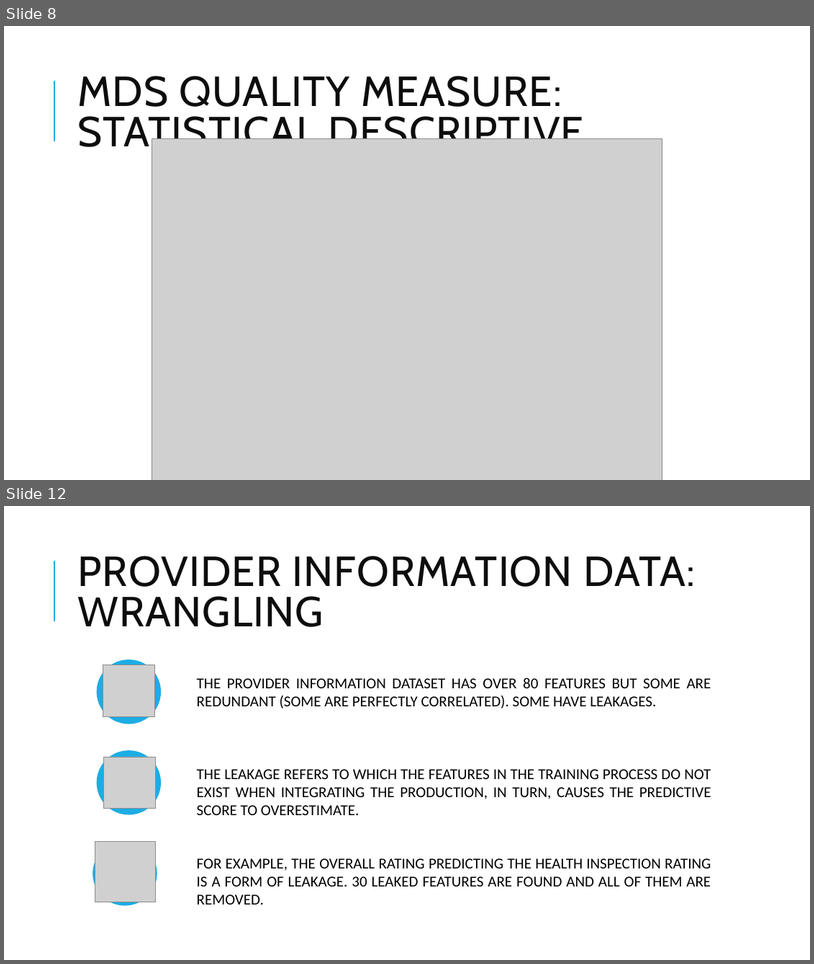
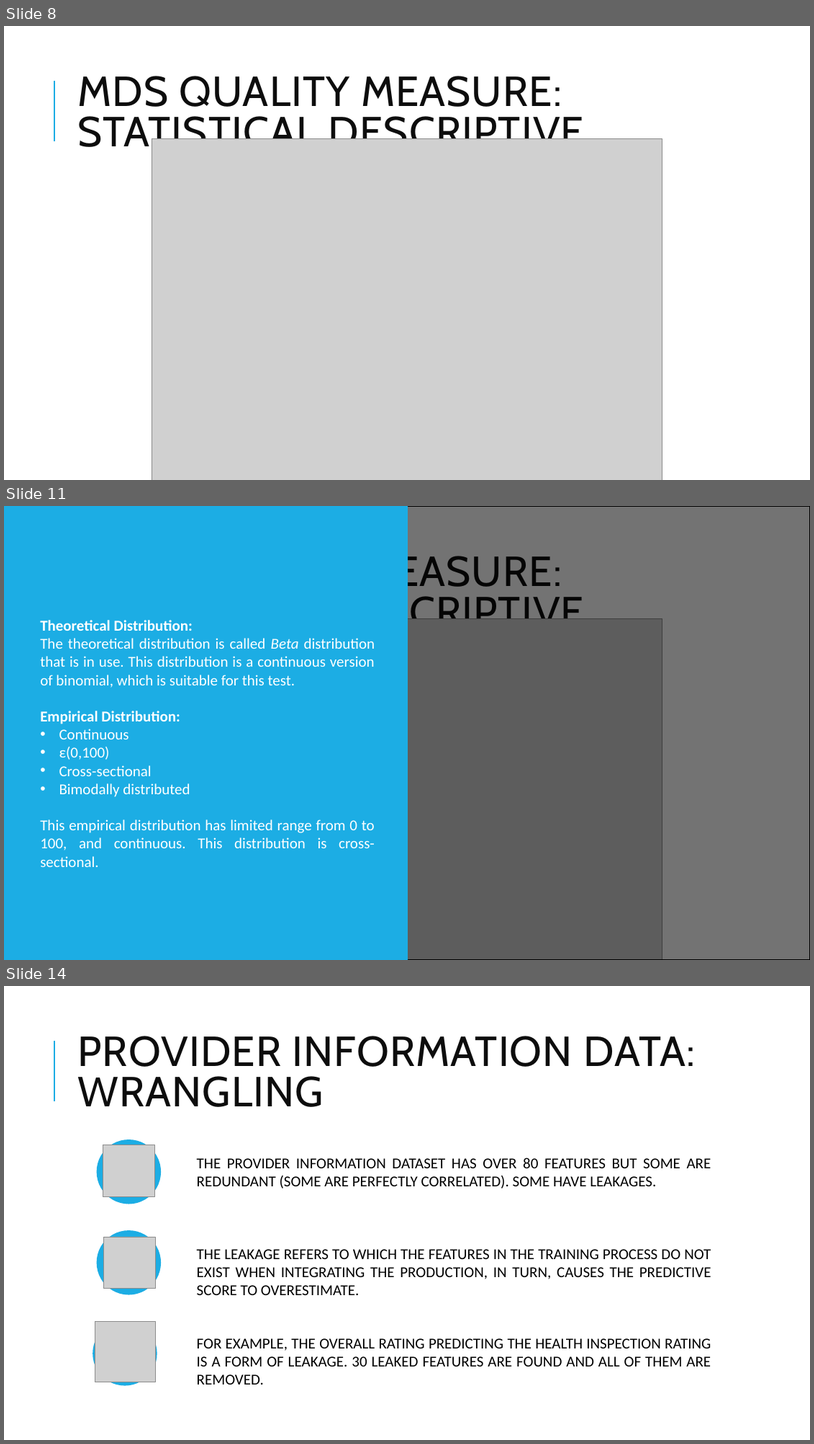
Before and after one commit to jonahwinninghoff/Causal-Analysis-Nursing-Home, a slide deck: Documentation/home_nurse.pptx. Shown one above the other, each under a label of ours: slides 8 and 12 before the commit, slides 8, 11 and 14 after it; the slides between them are not shown. The pictures are 814x964 and 814x1444 pixels, drawn with LibreOffice and Linux fonts; fonts in the diff are those of the drawing; grey boxes stand for pictures. Boxes give left, top, right and bottom in pixels: in the first picture for what was removed or moved away, otherwise in the second. Text is boxed around its words. In the diff, an @@ line names an element or a change of style, - is before the commit and + after.

```diff
--- a/Documentation/home_nurse.pptx
+++ b/Documentation/home_nurse.pptx
@@ slide 11 added at box(4, 506, 810, 960), background #FFFFFF @@
@@ rectangle added at box(4, 506, 810, 960), fill #000000 at 55% opacity, outline #000000 1.25 pt @@
@@ rectangle added at box(4, 506, 407, 960), fill #1CADE4, outline #1CADE4 1.25 pt @@
@@ title added at box(77, 551, 584, 636), 50 pt, text #0D0D0D @@
+MDS QUALITY MEASURE: STATISTICAL DESCRIPTIVE
@@ text added at box(40, 620, 376, 867), 18 pt, text #FFFFFF @@
+  Theoretical Distribution:
+  The theoretical distribution is called Beta distribution that is in use. This distribution is a continuous version of binomial, which is suitable for this test.
+  Empirical Distribution:
+  • Continuous
+  • ε(0,100)
+  • Cross-sectional
+  • Bimodally distributed
+  This empirical distribution has limited range from 0 to 100, and continuous. This distribution is cross-sectional.
@@ picture added at box(152, 619, 663, 960) @@
@@ what was slide 12 is now slide 14 @@
```
Also in this commit, not shown: 8 slides changed, 3 other slides added, 1 other file.
